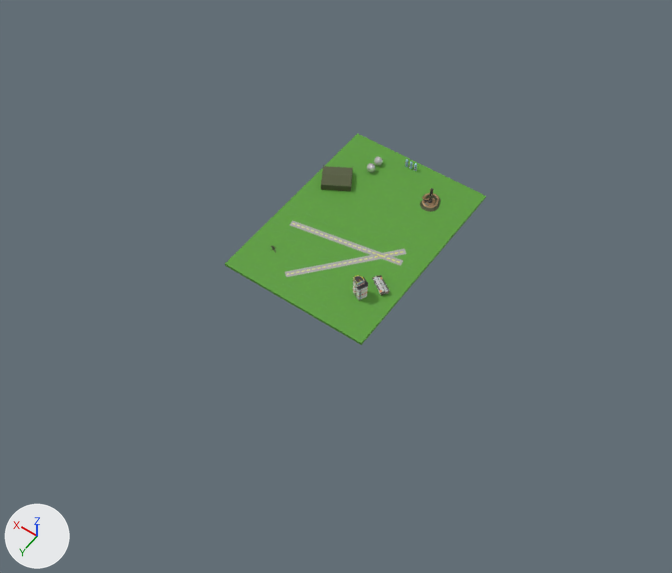
What one commit did to the glTF model Assets/Models/Zones/Peenemünde.glb.
The view is the same before and after, from a camera (50 mm lens) standing at (-242.0, 367.0, 496.0) and looking at (-10.0, 42.0, -15.0). The lights are fixed; the arrows at lower left show +X, +Y and +Z. Where no turn or scale is listed for an object, it has been applied to the vertices.

Objects in the first picture: 'Ground', 'Material1'.
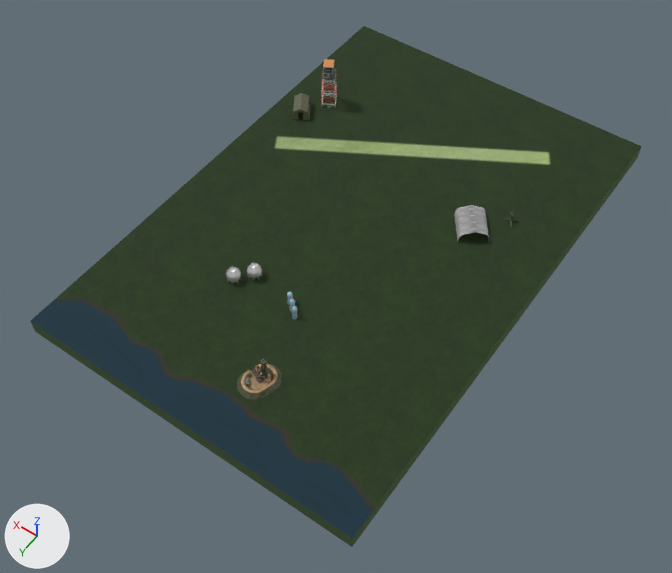
ob_asset_flak is not drawn itself; it is the parent of ob_asset_flak_003.

The change, as a diff of the scene's bpy script:
```diff
--- a/Assets/Models/Zones/Peenemünde.glb.py
+++ b/Assets/Models/Zones/Peenemünde.glb.py
@@ mat_strip @@
 mat_strip = principled_material('Strip')
-mat_strip.texture = img_fieldtexture2
-mat_strip.roughness = 0.724
+mat_strip.texture = img_texturestrip_4k
+mat_strip.roughness = 0.9
@@ mat_main_tent @@
+mat_main_tent = bpy.data.materials.new('Main_Tent')
+# uses the picture img_image_0_001
+# uses the picture img_image_2
@@ ob_asset_flak @@
 ob_asset_flak = bpy.data.objects.new('Asset Flak', None)
-ob_asset_flak.location = (38.03, 50.26, 0.523)
+ob_asset_flak.location = (-88.98, -63.65, 3.0)
 ob_asset_flak.rotation_euler = (0.4, 1.571, 0.0)  # degrees (23, 90, 0)
-ob_asset_flak.scale = (0.00005, 0.00005, 0.00005)
+ob_asset_flak.scale = (0.0001, 0.0001, 0.0001)
@@ ob_material1 @@
 ob_material1 = bpy.data.objects.new('Material1', me_material1)
-ob_material1.location = (-9.1, -60.2, 0.0)
-ob_material1.rotation_euler = (0.0, 0.0, -2.793)  # degrees (0, 0, -160)
-ob_material1.scale = (7.0, 7.0, 7.0)
+ob_material1.location = (-9.1, 112.2, 2.0)
+ob_material1.rotation_euler = (0.0, 0.0, 2.823)  # degrees (0, 0, 162)
+ob_material1.scale = (11.0, 11.0, 11.0)
@@ ob_ground @@
-ob_ground = bpy.data.objects.new('Ground', me_cube)
@@ ob_cube @@
+ob_cube = bpy.data.objects.new('Cube', me_cube_1)  # a box spanning x -128.0..128.0, y -192.0..192.0, z -9.0..3.0; in mat_strip (picture img_texturestrip_4k)
+ob_cube.location = (0.0, 0.0, 0.0)
@@ ob_clothbuilding001_material__67_0 @@
+ob_clothbuilding001_material__67_0 = bpy.data.objects.new('clothBuilding001_Material #67_0', me_clothbuilding001_material__67_0)  # 943 vertices, 1432 faces; spans x -16.3..16.3, y -16.7..16.7, z 0.0..10.2; in mat_material_67 (picture img_image_0_003)
+ob_clothbuilding001_material__67_0.location = (-65.0, -45.0, 3.0)
@@ ob_defaultmaterial_263 @@
+ob_defaultmaterial_263 = bpy.data.objects.new('defaultMaterial.263', me_defaultmaterial_263)  # 2159 vertices, 1973 faces; spans x -8.2..8.3, y -8.9..8.3, z -0.8..41.0; in mat_lambert3sg (picture img_image_0_002), mat_lambert7sg (picture img_image_13), mat_lambert6sg (picture img_image_10), mat_lambert5sg (red #e71f34), mat_lambert4sg (white #e7e7e7)
+ob_defaultmaterial_263.location = (95.0, -95.0, 0.0)
@@ ob_box001_main_tent_0 @@
+ob_box001_main_tent_0 = bpy.data.objects.new('Box001_Main Tent_0', me_box001_main_tent_0)  # 261 vertices, 526 faces; spans x -10.9..11.2, y -12.2..11.8, z 0.5..10.8
+ob_box001_main_tent_0.location = (105.7, -73.0, 3.0)
```

Boxes (x1, y1, x2, y2) around the edits, measured in the pictures (672 x 573 px):
'Cube', added (green)
    after: (31, 26, 642, 547)
'Ground', deleted (green)
    before: (225, 133, 486, 345)
    faces in mat_strip (picture img_fieldtexture2): (225, 133, 486, 345)
    faces in mat_hangar: (321, 165, 353, 191)
    faces in mat_diffuse_001 (picture img_image_0_002): (372, 275, 390, 296)
    faces in mat_tower_001 (white #e7e5e5): (353, 278, 368, 300)
'Material1', moved, turned, rescaled
    before: (367, 156, 441, 212)
    after: (226, 262, 298, 400)
'clothBuilding001_Material #67_0', added
    after: (454, 205, 489, 242)
'defaultMaterial.263', added
    after: (321, 59, 337, 107)
    faces in mat_lambert3sg (picture img_image_0_002): (321, 59, 337, 107)
'Box001_Main Tent_0', added
    after: (292, 93, 311, 120)
'Asset Flak.003', moved, rescaled
    before: (270, 246, 276, 253)
    after: (505, 212, 517, 228)
